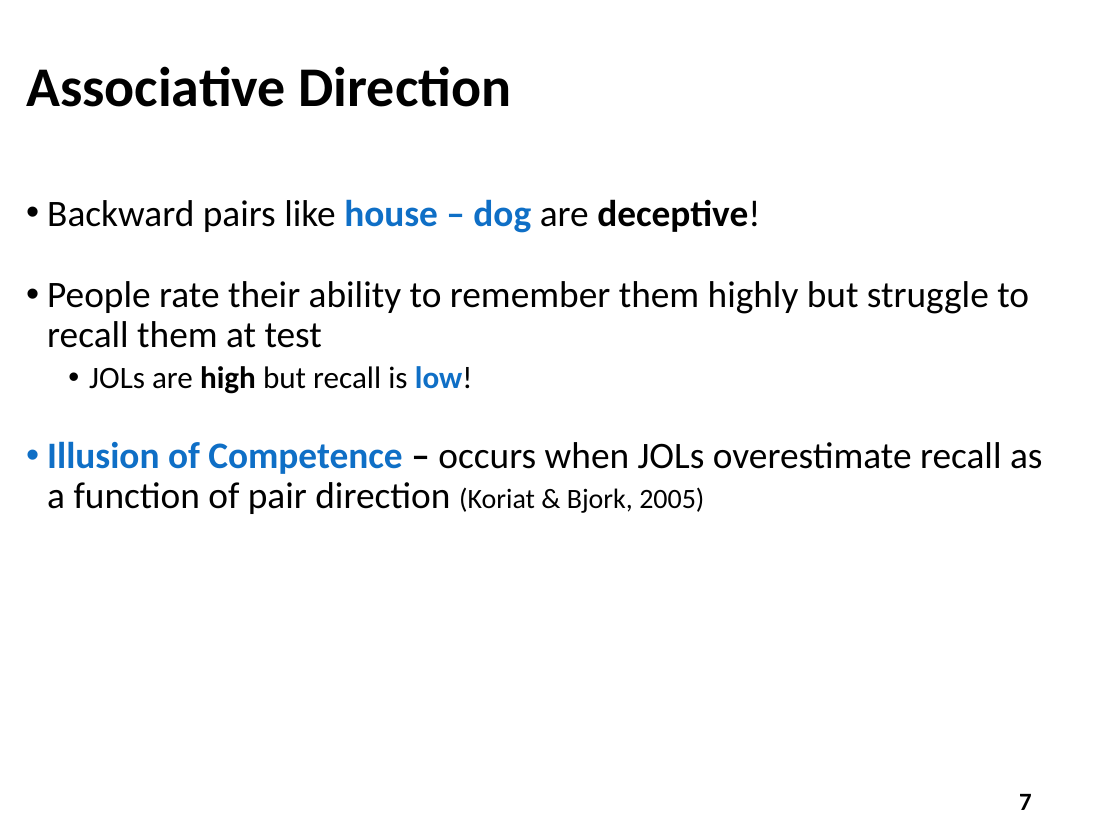
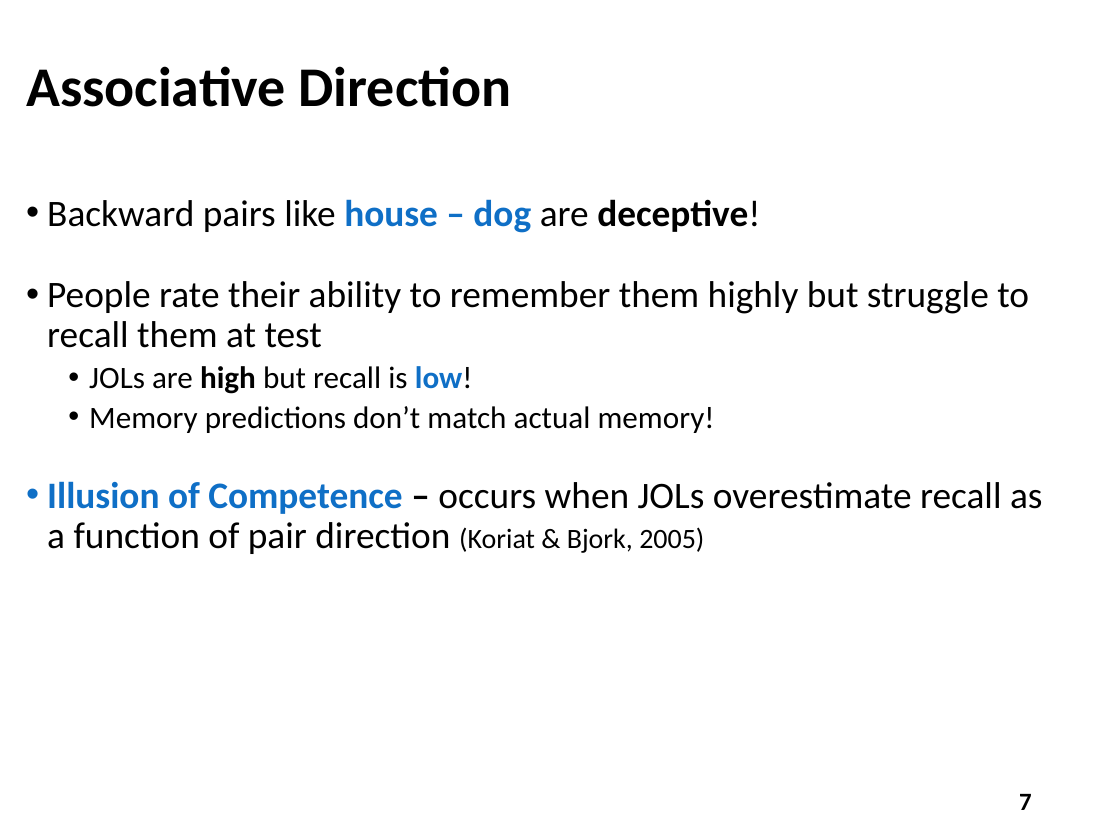
Before and after one commit to npm27/ISREL_JOLs, a slide deck: slide 7 of 3 Presentations/Maxwell Cates Huff Grad Symposium 22.pptx. Drawn at 1120x840 pixels with LibreOffice and Linux fonts; fonts in the diff are those of the drawing. Boxes give left, top, right and bottom in pixels: in the first picture for what was removed or moved away, otherwise in the second. Text is boxed around its words. In the diff, an @@ line names an element or a change of style, - is before the commit and + after.

```diff
--- a/3 Presentations/Maxwell Cates Huff Grad Symposium 22.pptx
+++ b/3 Presentations/Maxwell Cates Huff Grad Symposium 22.pptx
@@ text at (x1=89, y1=406, x2=715, y2=433): paragraph added @@
+  • Memory predictions don’t match actual memory!
```
Also in this commit, not shown: 1 other slide changed.
